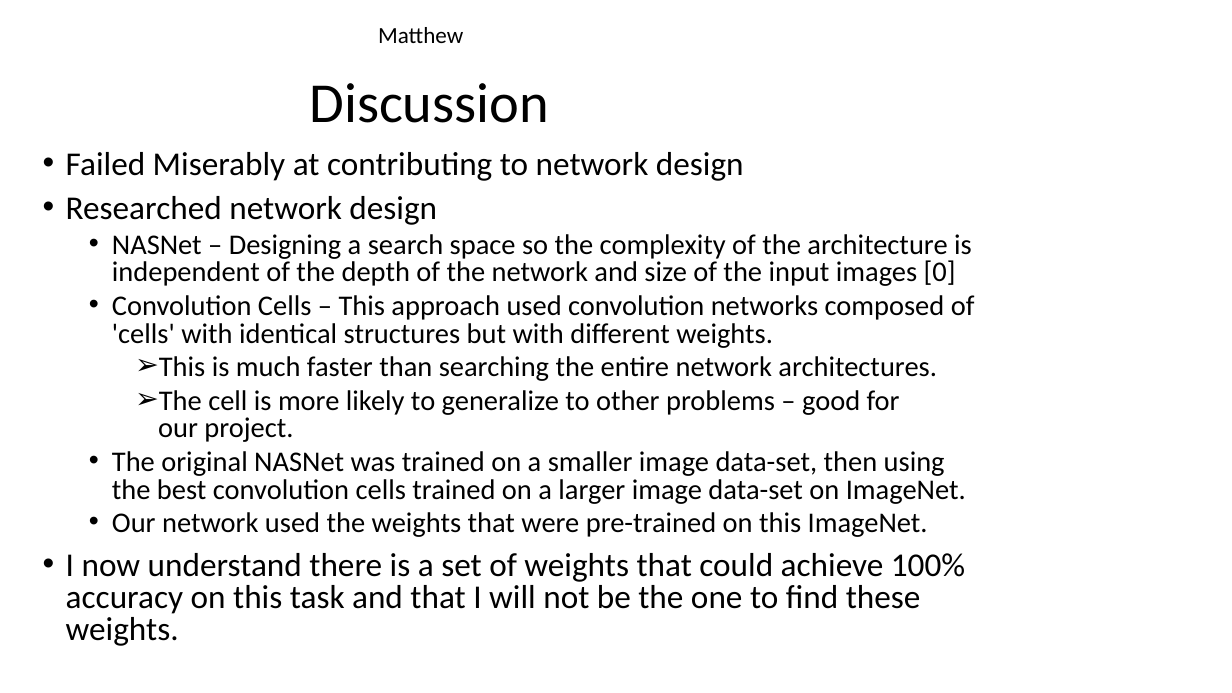
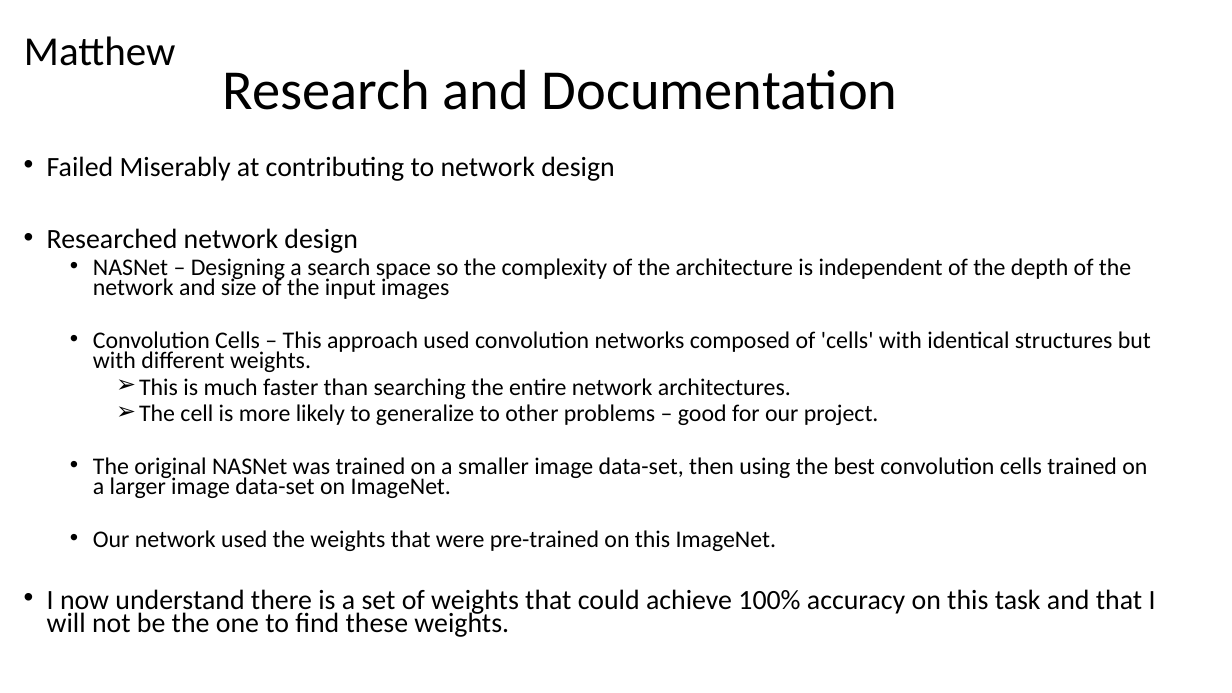
Before and after one commit to Hennakhan/S20-team8-project, a slide deck: slide 14 of Project_Presentation.pptx (slide 12 before the commit). Drawn at 1232x693 pixels with LibreOffice and Linux fonts; fonts in the diff are those of the drawing; background and template pictures are left out. Boxes give left, top, right and bottom in pixels: in the first picture for what was removed or moved away, otherwise in the second. Text is boxed around its words. In the diff, an @@ line names an element or a change of style, - is before the commit and + after.

Commit message:
Adding Project Presentation

```diff
--- a/Project_Presentation.pptx
+++ b/Project_Presentation.pptx
@@ text "Matthew": place and size @@
-text "Matthew" at (378, 27, 463, 43)
+text "Matthew" at (24, 36, 176, 66)
@@ text "Matthew" at (24, 36, 176, 66): size 18 to 32 pt @@
@@ title at (223, 69, 898, 110): text changed @@
-Discussion
+Research and Documentation
@@ text "Failed Miserably at contributing to ...": place and size @@
-text "Failed Miserably at contributing to ..." at (66, 152, 975, 646)
+text "Failed Miserably at contributing to ..." at (47, 156, 1156, 637)
@@ text at (47, 156, 1156, 637): size 25.9 to 21.7 pt in "Failed Miserably at contributing to network design", "Researched network design", "I now understand there is a set ..."; size 22.2 to 18.6 pt in "Convolution Cells – This approach used convolution ...", "This is much faster than searching the ...", "The cell is more likely to generalize ...", "The original NASNet was trained on a ..." and 1 more places; line spacing 0.8 to 0.7 @@
@@ text at (93, 258, 1131, 299): text changed; size 22.2 to 18.6 pt @@
-  • NASNet – Designing a search space so the complexity of the architecture is independent of the depth of the network and size of the input images [0]
+  • NASNet – Designing a search space so the complexity of the architecture is independent of the depth of the network and size of the input images
```
Also in this commit, not shown: 9 other slides changed, 5 slides added, 3 slides removed, 1 other file.
